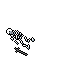
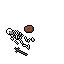
The second (64, 64) image is a revision of the first. Changes to its layers:
added layer "Shield" over [24, 25, 34, 33]
